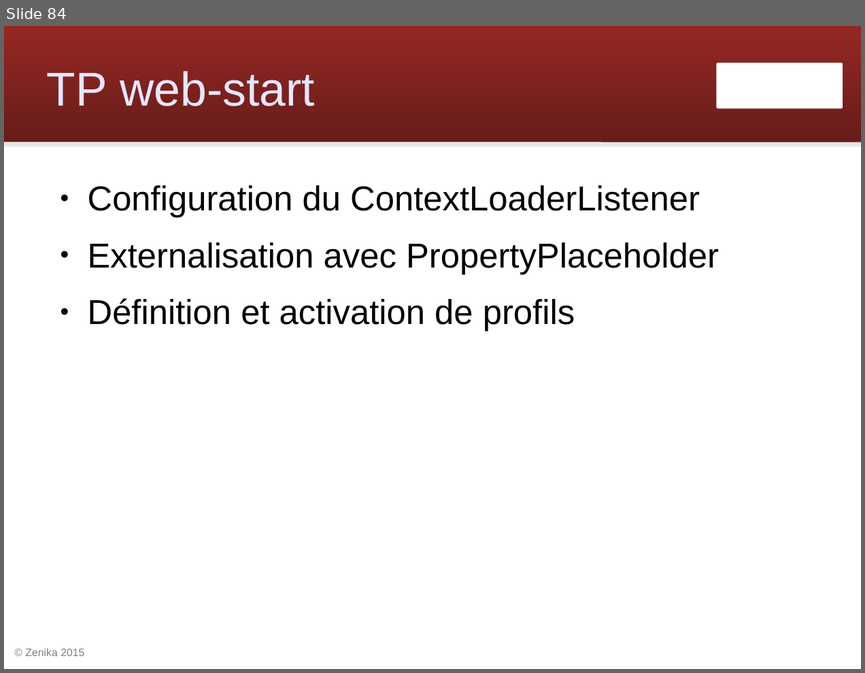
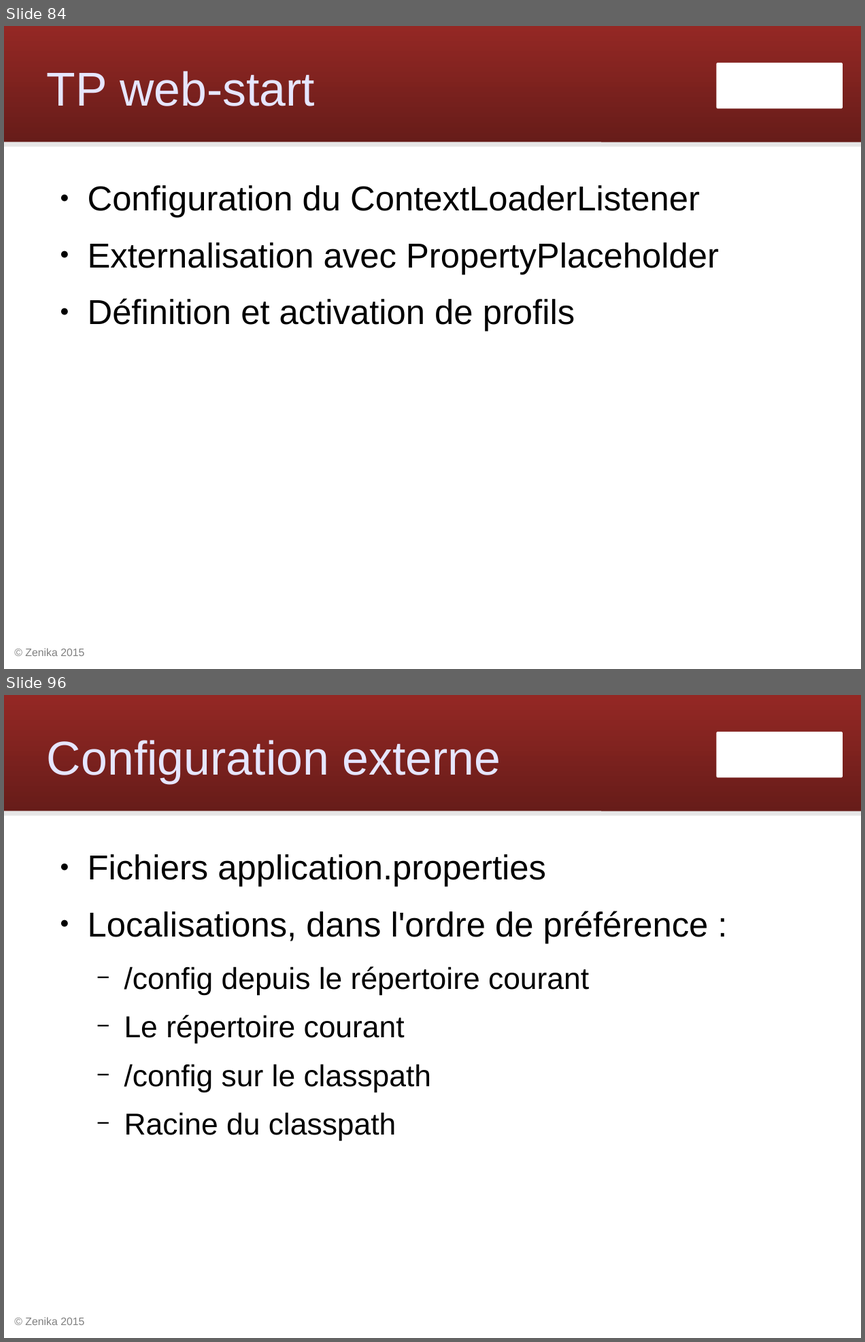
Before and after one commit to Zenika/workshop-spring-core, a slide deck: spring-workshop.odp. Shown one above the other, each under a label of ours: slide 84 before the commit, slides 84 and 96 after it; the slides between them are not shown. The pictures are 865x673 and 865x1342 pixels, drawn with LibreOffice and Linux fonts; fonts in the diff are those of the drawing; background and template pictures are left out. Boxes give left, top, right and bottom in pixels: in the first picture for what was removed or moved away, otherwise in the second. Text is boxed around its words. In the diff, an @@ line names an element or a change of style, - is before the commit and + after.

```diff
--- a/spring-workshop.odp
+++ b/spring-workshop.odp
@@ slide 96 added at (4,695,861,1338), background #FFFFFF; not listed: 4 template elements that a slide beside it also shows @@
@@ title added at (47,740,501,783), 44 pt, text #E6E6FF @@
+Configuration externe
@@ text added at (88,854,708,1140), 28 pt, text #000000 @@
+● Fichiers application.properties
+● Localisations, dans l'ordre de préférence :
+  − /config depuis le répertoire courant
+  − Le répertoire courant
+  − /config sur le classpath
+  − Racine du classpath
```
Also in this commit, not shown: 1 slide changed, 21 other slides added, 4 other files.
